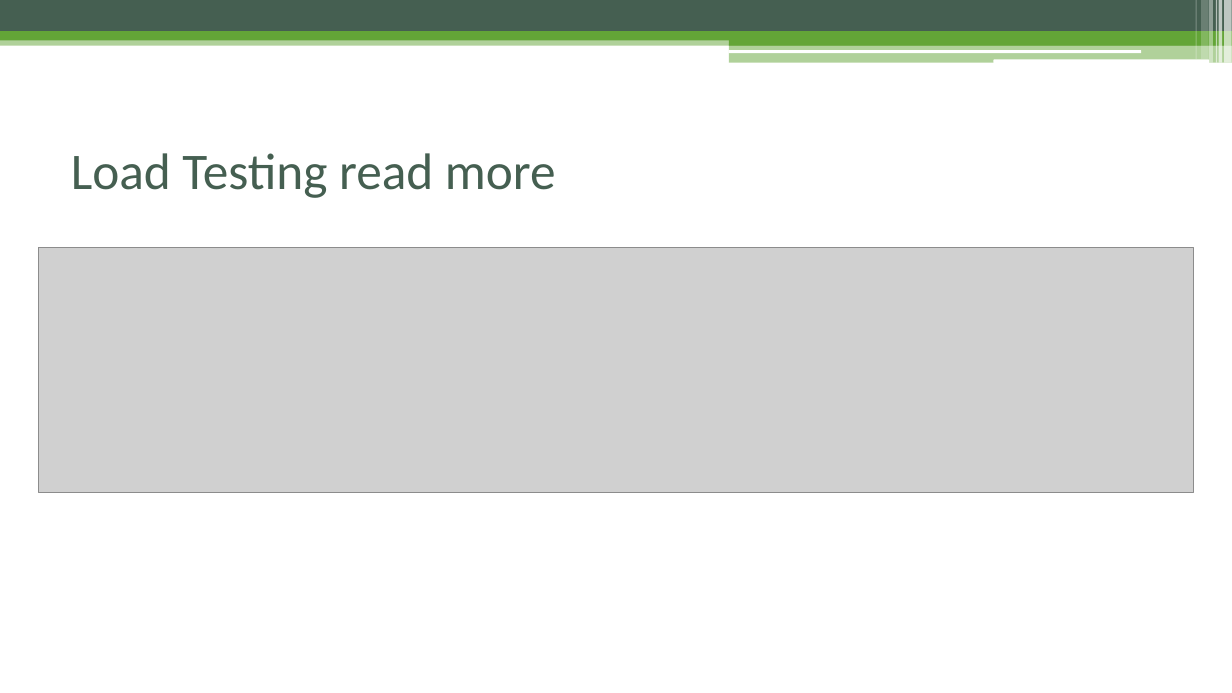
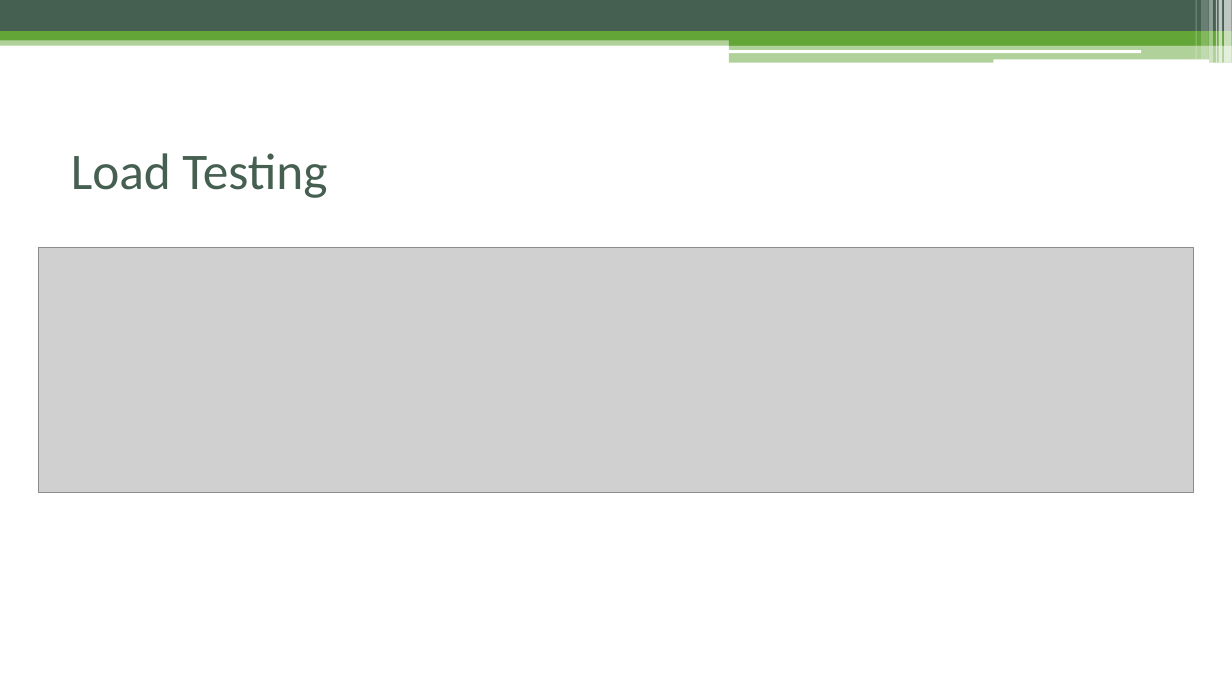
Before and after one commit to czyzyk29/SoapUI_Workshop, a slide deck: slide 68 of Warsztat_soapUI.pptx (slide 62 before the commit). Drawn at 1232x693 pixels with LibreOffice and Linux fonts; fonts in the diff are those of the drawing; grey boxes stand for pictures. Boxes give left, top, right and bottom in pixels: in the first picture for what was removed or moved away, otherwise in the second. Text is boxed around its words. In the diff, an @@ line names an element or a change of style, - is before the commit and + after.

```diff
--- a/Warsztat_soapUI.pptx
+++ b/Warsztat_soapUI.pptx
@@ title at bbox=[71, 153, 327, 198]: text changed @@
-Load Testing read more
+Load Testing
```
Also in this commit, not shown: 12 other slides changed, 8 slides added, 4 other files.
